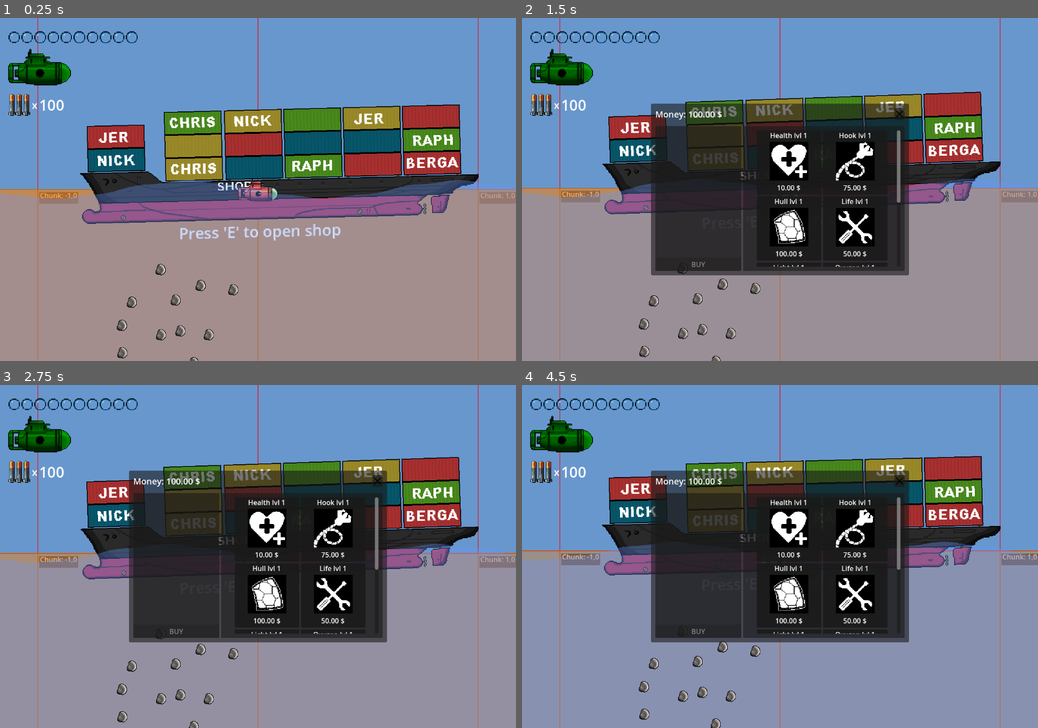
Above: before the commit, frames 1-4 (two rows, left to right).
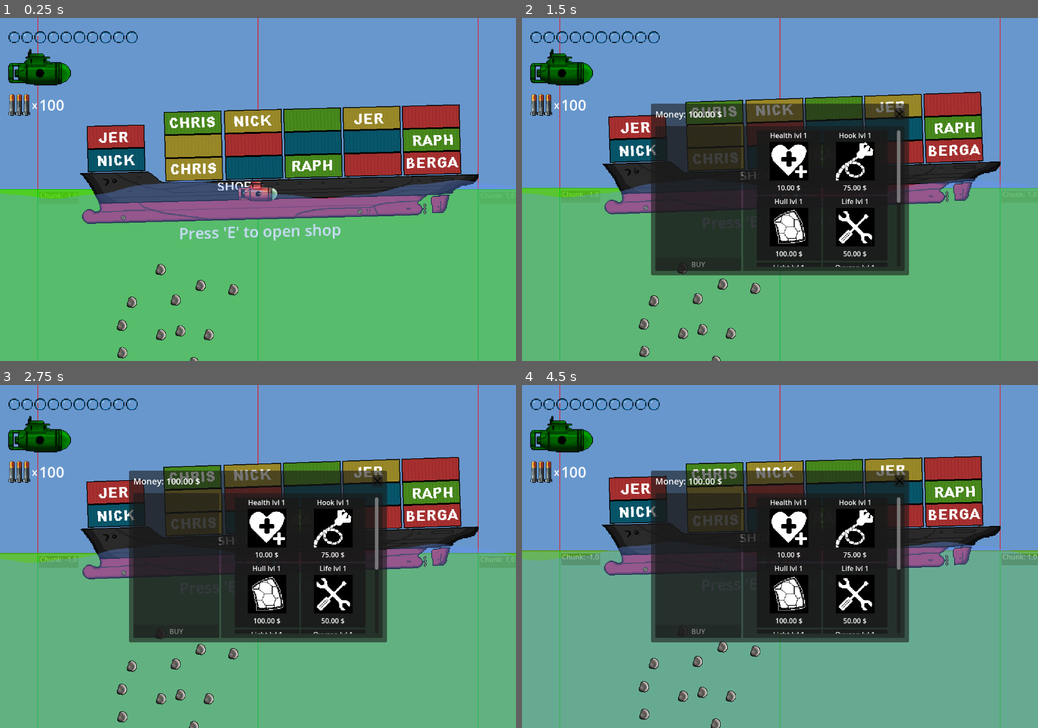
Above: after the commit, the same moments.

Repository: misterbamboo/ld57
Game: Godot game, scene res://MainGame.tscn
The game is run twice, just before and just after one commit, with the same random seed, the same clock (stepped at 60 frames per second) and the same inputs.
Inputs (mouse positions are in pixels of both pictures, inside the frame that each line leads up to):
- Up to frame 1 (0.25 s): no input
- Up to frame 2 (1.5 s): tap E at 0.5, 1.25 s; move the mouse to (893, 172) at 0.52 s; hold Right (sub_right) 0.53-1.28 s; click (893, 172) at 0.6 s; move the mouse to (676, 206) at 1.27 s; hold Down (sub_down) from 1.28 s (still down); tap R at 1.35 s
- Up to frame 3 (2.75 s): tap E at 2, 2.1 s; move the mouse to (309, 481) at 2.02 s; release Down (sub_down) at 2.03 s; hold Right (sub_right) from 2.03 s (still down)
- Up to frame 4 (4.5 s): tap E at 2.75, 3.5, 4.25, 4.35 s; move the mouse to (754, 625) at 2.77 s; release Right (sub_right) at 2.78 s; hold Up (sub_up) 2.78-3.53 s; click (754, 625) at 2.85 s; move the mouse to (934, 607) at 3.52 s; hold Left (sub_left) from 3.53 s (still down); tap R at 3.6 s; move the mouse to (625, 505) at 4.27 s

The runs differ from the first frame. In frame 1, 43% of the frame differs, in the area x 0-100%, y 49-100%; in frame 2, 36%; in frame 3, 37%; in frame 4, 37%.

Commit message:
feat: WIP OreGenetator, OreMap

Diff:
--- a/src/godotproject/MainGame.tscn
+++ b/src/godotproject/MainGame.tscn
@@ -9,6 +9,7 @@
 [ext_resource type="Script" path="res://GameState/money.gd" id="5_cgwad"]
 [ext_resource type="Script" uid="uid://cuaa861w1ixl" path="res://Map/map_debug_visualizer.gd" id="7_0igvr"]
 [ext_resource type="Script" uid="uid://dra6w7ham0ueg" path="res://Map/tile_map_renderer.gd" id="7_a6adi"]
+[ext_resource type="Script" uid="uid://c0o6qplts8m2p" path="res://Map/Ores/OreGenerator.gd" id="7_f21le"]
 [ext_resource type="TileSet" uid="uid://dftc1kq64liug" path="res://Map/map_tileset.tres" id="8_28psf"]
 [ext_resource type="Texture2D" uid="uid://ugunphi5287t" path="res://ShopManagement/shop.png" id="8_mi4js"]
 [ext_resource type="Script" uid="uid://bgmjqnecg48wu" path="res://ShopManagement/shopboatmovement.gd" id="9_o3vwv"]
@@ -85,6 +86,10 @@
 [node name="TileMapLayer" type="TileMapLayer" parent="Map/MapGenerator/TileMapRenderer"]
 tile_set = ExtResource("8_28psf")
 
+[node name="OreGenerator" type="Node2D" parent="Map"]
+script = ExtResource("7_f21le")
+oreScene = ExtResource("25_0igvr")
+
 [node name="ShopManagement" type="Node2D" parent="."]
 
 [node name="ShopBoat" type="Sprite2D" parent="ShopManagement"]
--- a/src/godotproject/Map/Explosions/ExplosionMapHandler.gd
+++ b/src/godotproject/Map/Explosions/ExplosionMap.gd
@@ -1,4 +1,4 @@
-class_name ExplosionMapHandler extends Node
+extends Node
 
 signal on_explosion(indexPos: Vector2i, radiusIdx: float)
 
--- a/src/godotproject/Map/NoiseGen/NoiseGen.gd
+++ b/src/godotproject/Map/NoiseGen/NoiseGen.gd
@@ -2,6 +2,7 @@
 class_name NoiseGen
 # SEE: Global NoiseGenService
 
+const GroundKey := "ground"
 const CopperKey := "copper"
 const IronKey := "iron"
 const GoldKey := "gold"
@@ -25,11 +26,13 @@
 			return layer
 	return null
 var _layerNameColors := {}
+func getGroundColor() -> Color: return _layerNameColors[GroundKey]
 func getCopperColor() -> Color: return _layerNameColors[CopperKey]
 func getIronColor() -> Color: return _layerNameColors[IronKey]
 func getGoldColor() -> Color: return _layerNameColors[GoldKey]
 func getDiamondColor() -> Color: return _layerNameColors[DiamondKey]
 func getPlatinumColor() -> Color: return _layerNameColors[PlatinumKey]
+
 
 #########
 # Curves
@@ -97,6 +100,8 @@
 		_layerNameColors[DiamondKey] = layerColor
 	if layerName.contains(PlatinumKey):
 		_layerNameColors[PlatinumKey] = layerColor
+	if layerName.contains(GroundKey):
+		_layerNameColors[GroundKey] = layerColor
 
 func loadCurves():
 	var path := "res://Map/NoiseGen/Curves/"
--- /dev/null
+++ b/src/godotproject/Map/Ores/OreGenerator.gd
@@ -0,0 +1,68 @@
+extends Node
+
+@export var oreScene: PackedScene
+
+var map_generator: MapGenerator
+var cell_size: float
+var chunk_size: float
+
+var poolNextIndex := 0
+var orePool: Array[Ore] = []
+
+func _ready() -> void:
+	# Find map generator in siblings
+	if get_parent():
+		for sibling in get_parent().get_children():
+			if sibling is MapGenerator:
+				map_generator = sibling
+				cell_size = map_generator.cell_size
+				chunk_size = map_generator.CHUNK_SIZE
+
+				# Connect to map generator signals
+				map_generator.chunk_loaded.connect(_on_chunk_loaded)
+				createPoolOf(200)
+				_refresh_initial_chunks()
+
+				break
+
+		if not map_generator:
+			push_warning("MapDebugVisualizer couldn't find a MapGenerator sibling!")
+
+func _refresh_initial_chunks():
+	var chunks = map_generator.get_chunks_in_render_distance(0, 0)
+	for key in chunks.keys():
+		var pos = chunks[key]
+		map_generator.load_chunk(pos.x, pos.y)
+
+func createPoolOf(instanceCount: int):
+	for i in range(0, instanceCount):
+		var instance = oreScene.instantiate()
+		add_child(instance)
+		orePool.append(instance)
+
+func _on_chunk_loaded(chunk_x, chunk_y, bounds_rect: Rect2, from_cache):
+	var noise_generator := map_generator.noise_generator
+
+	var x_from = bounds_rect.position.x
+	var x_to = bounds_rect.end.x
+	var y_from = bounds_rect.position.y
+	var y_to = bounds_rect.end.y
+
+	var ground = noise_generator.generator.getGroundColor()
+	for x in range(x_from, x_to):
+		for y in range(y_from, y_to):
+			var value := noise_generator.get_noise_value_at(x, y)
+			if value > 0:
+				var color := noise_generator.get_noise_color_at(x, y)
+				if color != ground or OreMap.hasMoved(Vector2i(x, y)):
+					var ore := _getOre(x, y, color)
+
+func _getOre(x: int, y: int, color: Color) -> Ore:
+	if poolNextIndex >= orePool.size():
+		createPoolOf(10)
+
+	var ore := orePool[poolNextIndex]
+	ore.global_position = Vector2(x * cell_size, y * cell_size)
+	ore.setColor(color)
+	poolNextIndex += 1
+	return ore
--- /dev/null
+++ b/src/godotproject/Map/Ores/OreMap.gd
@@ -0,0 +1,20 @@
+extends Node
+
+# signal on_explosion(indexPos: Vector2i)
+
+@export var pxToIndexRatio: float = 32
+
+var oreData := {}
+
+func _ready() -> void:
+	pass
+
+func moveOreAt(pos: Vector2) -> void:
+	var xIdx = pos.x / pxToIndexRatio
+	var yIdx = pos.y / pxToIndexRatio
+
+	var indexPos = Vector2i(xIdx, yIdx)
+	oreData[indexPos] = true
+
+func hasMoved(checkPoint: Vector2i):
+	return oreData.has(checkPoint)
--- a/src/godotproject/Map/noise_generator.gd
+++ b/src/godotproject/Map/noise_generator.gd
@@ -13,3 +13,9 @@
 
 	var value := generator.get_noise_terrain_value(x, y)
 	return value
+
+func get_noise_color_at(x: float, y: float) -> Color:
+	if OreMap.hasMoved(Vector2i(x, y)):
+		return Color.BLACK
+	var color := generator.get_noise_color(x, y)
+	return color
--- a/src/godotproject/project.godot
+++ b/src/godotproject/project.godot
@@ -22,8 +22,9 @@
 Life="*res://Singletons/life.tscn"
 MoneyBag="*res://GameState/money.gd"
 Inventory="*res://Inventory/inventorymanager.gd"
-ExplosionMap="*res://Map/Explosions/ExplosionMapHandler.gd"
+ExplosionMap="*res://Map/Explosions/ExplosionMap.gd"
 NoiseGenService="*res://Map/NoiseGen/NoiseGen.gd"
+OreMap="*res://Map/Ores/OreMap.gd"
 
 [display]
 
Not shown: 1 places in src/godotproject/MainGame.tscn that only renumber resources
Renamed: src/godotproject/Map/Explosions/ExplosionMapHandler.gd.uid -> src/godotproject/Map/Explosions/ExplosionMap.gd.uid
Not shown: 1 places in src/godotproject/Map/NoiseGen/Curves/1_ground_curve.tres that only renumber resources
Not shown: 1 places in src/godotproject/Map/NoiseGen/Curves/2_copper_curve.tres that only renumber resources
Not shown: 1 places in src/godotproject/Map/NoiseGen/Curves/3_iron_curve.tres that only renumber resources
Not shown: 1 places in src/godotproject/Map/NoiseGen/Curves/4_gold_curve.tres that only renumber resources
Not shown: 1 places in src/godotproject/Map/NoiseGen/Curves/5_diamond_curve.tres that only renumber resources
Not shown: 1 places in src/godotproject/Map/NoiseGen/Curves/6_platinum_curve.tres that only renumber resources
Not shown, added: src/godotproject/Map/Ores/OreGenerator.gd.uid
Not shown, added: src/godotproject/Map/Ores/OreMap.gd.uid
